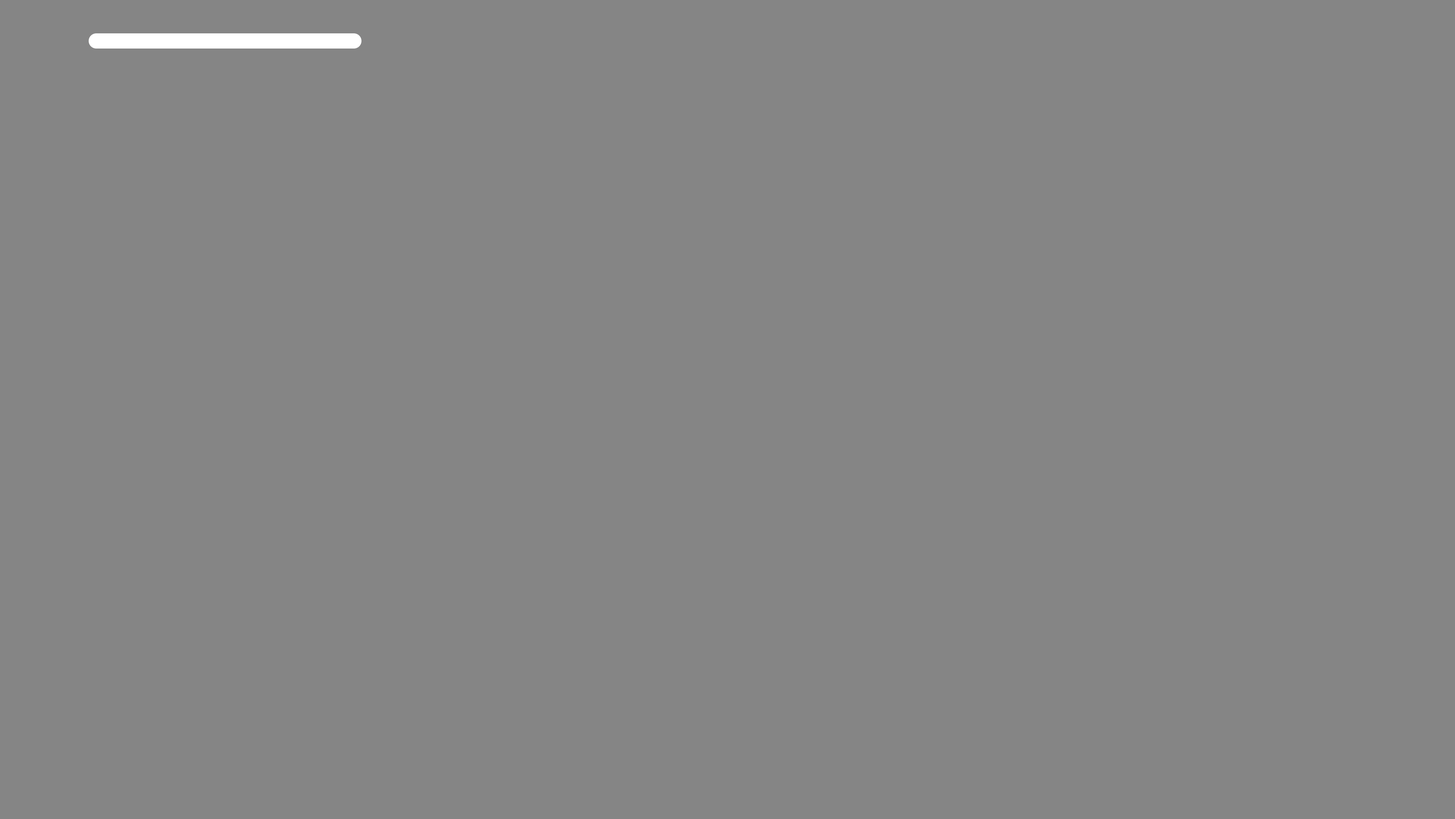
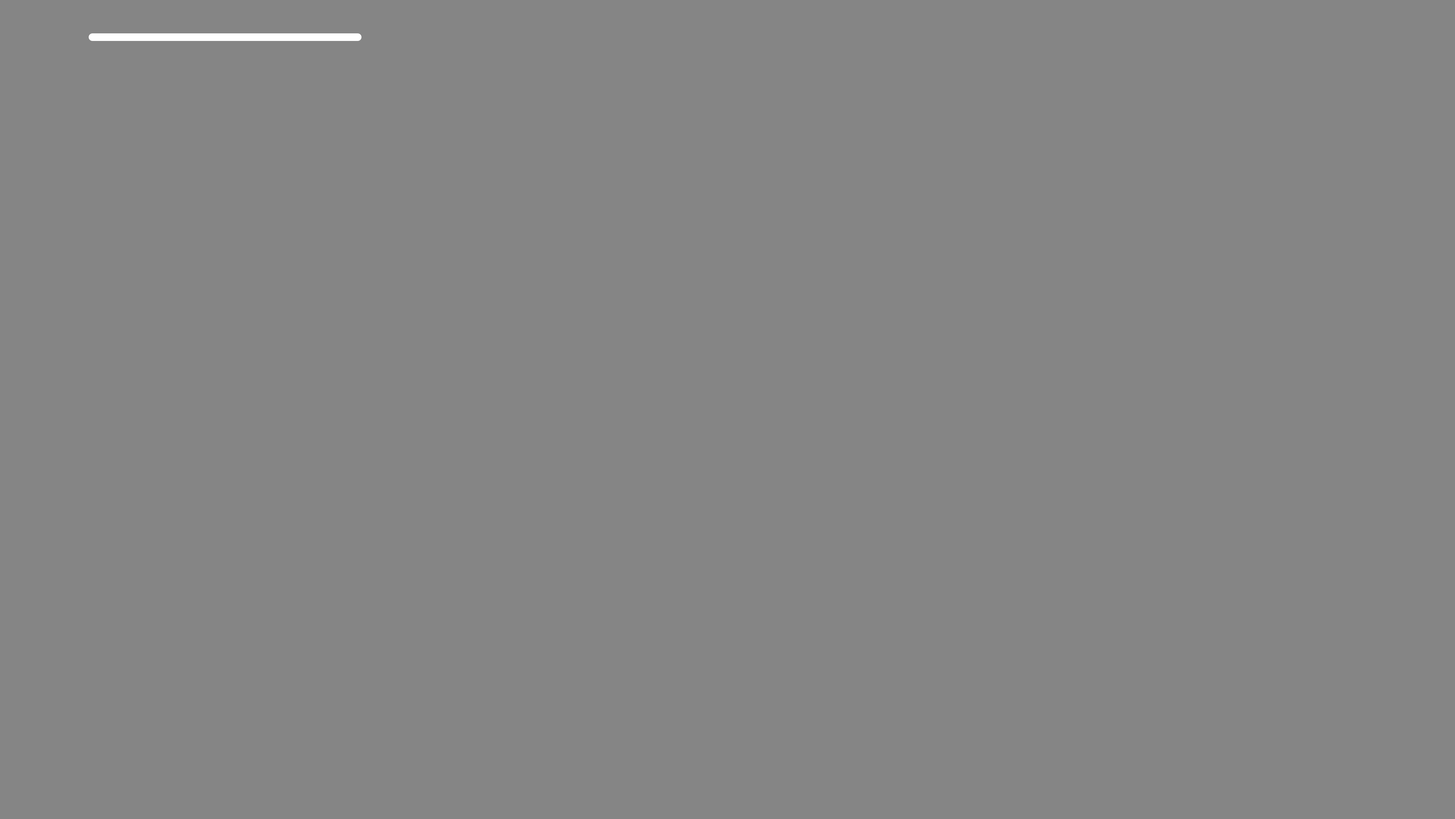
Layers edited between the first and the second 1455 × 819 image:
painted on "Health Bar" over [88,33,362,49]
